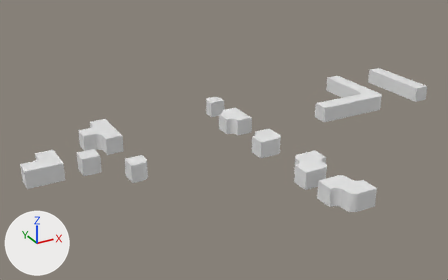
An edit to the FBX model Assets/Z - Raw Assets/Meshes/marblemaze-walls.fbx, drawn before and after from the same camera.
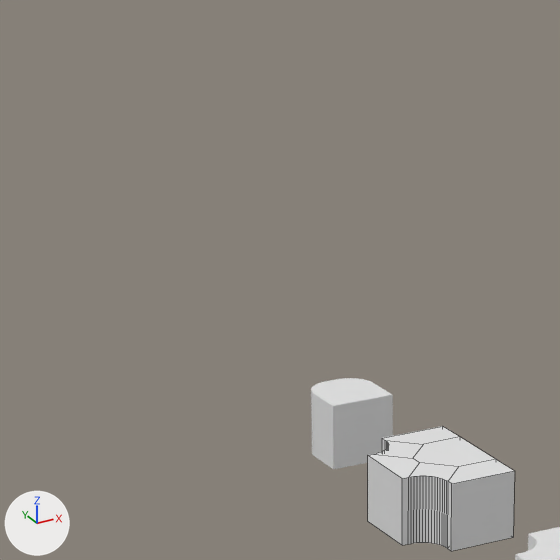
There are two pictures of each version: one whole from a camera (50 mm lens) standing at (-8.26, -30.22, 15.17) and looking at (8.34, -0.02, 0.08), one close up on the part from 31% to 58% of the width and 4% to 49% of the height. The lights are fixed; the arrows at lower left show +X, +Y and +Z. The close-ups show mesh edges as thin lines. Where no turn or scale is listed for an object, it has been applied to the vertices.

Objects in the first close-up: 'EndCapUniWallPiece', 'LConnectorUniWallPiece', 'TConnectorUniWallPiece'.
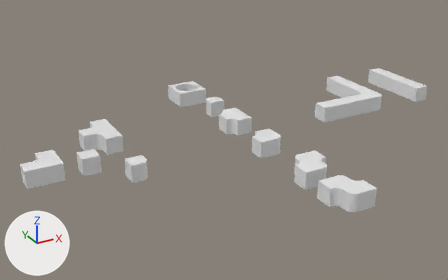
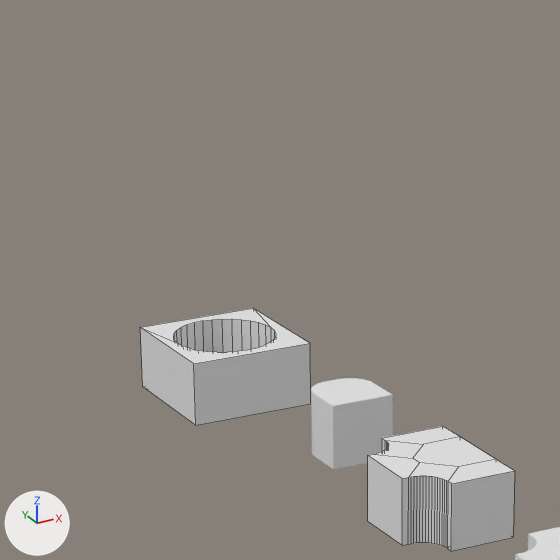
Commit message: Added in hole mesh

The change, as a diff of the scene's bpy script:
```diff
--- a/Assets/Z - Raw Assets/Meshes/marblemaze-walls.fbx.py
+++ b/Assets/Z - Raw Assets/Meshes/marblemaze-walls.fbx.py
@@ me_cube_014_1 @@
+me_cube_014_1.from_pydata(...)  # 72 vertices, 40 faces; spans x -1.0..1.0, y -1.0..1.0, z 0.0..1.0
@@ ob_holepiece @@
+ob_holepiece = bpy.data.objects.new('HolePiece', me_cube_014_1)
+ob_holepiece.location = (9.5, 7.5, 0.0)
```

Pixel boxes [x1, y1, x2, y2] of what changed, in the close-ups (560 x 560 px):
'HolePiece', added
    after: [140, 308, 311, 425]
